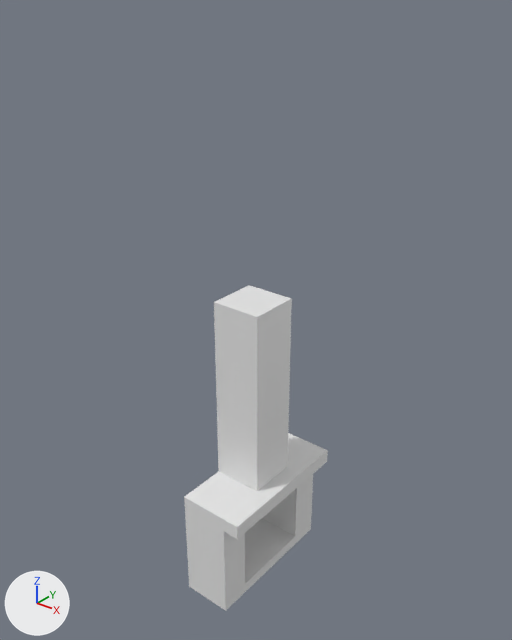
One commit to the OBJ model proj9/models/chimney.obj: the scene before it, then after it.
Both versions are drawn from a 50 mm camera at (5.61, -6.95, 8.69) aimed at (0.0, 0.07, 4.35). The axes (+X, +Y, +Z) are drawn at lower left. The lights are the same throughout. Where no turn or scale is listed for an object, it has been applied to the vertices.

The scene before the commit, as lines of its bpy script (objects in view):
```python
me_cube = bpy.data.meshes.new('Cube')
me_cube.from_pydata(...)  # 48 vertices, 92 faces; spans x -0.38..0.64, y -1.15..1.12, z 0.01..4.67
# before: 0 (0.38, 0.38, 4.67) at pixel (291, 298), 2 (0.38, -0.38, 4.67) at pixel (257, 317), 4 (-0.38, 0.38, 4.67) at pixel (248, 285), 5 (-0.38, -0.38, 4.67) at pixel (213, 302)
ob_cube = bpy.data.objects.new('Cube', me_cube)
ob_cube.location = (0.0, 0.0, 0.0)
```
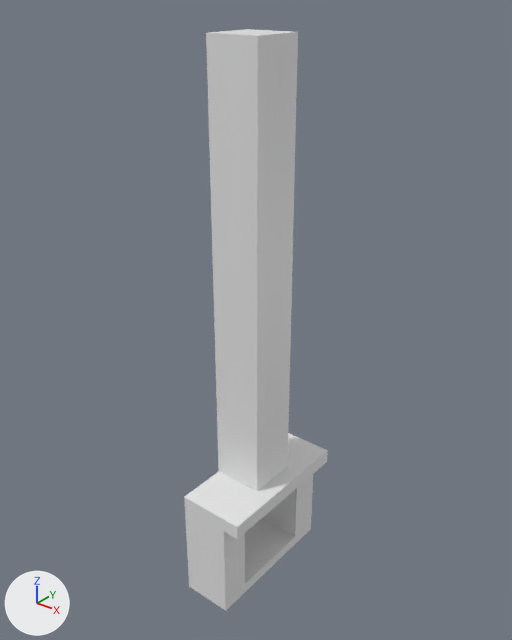
Location of each change, [x1, y1, x2, y2] in pixels of the pictures (512 x 640 px; the box of a moved part takes in the faces that stretch with it):
```json
{"object": "Cube", "change": "reshaped", "before": [184, 285, 328, 611], "after": [184, 29, 328, 611], "on screen": "78% taller"}
{"part": 1, "of": "me_cube", "change": "moved or reshaped", "before": [214, 285, 292, 319], "after": [206, 29, 298, 319]}
```

Edits to the scene script, one JSON object a line:
```json
{"block": "me_cube", "where": "me_cube.from_pydata(...)  # 48 vertices, 92 faces; spans x -0.38..0.64, y -1.15..1.12, z 0.01..4.67"}
{"block": "me_cube", "where": "# used by ob_cube; location = (0.0, 0.0, 0.0)"}
{"block": "me_cube", "change": "me_cube part 1"}
{"op": "add", "block": "me_cube", "code": "for i in [0, 2, 4, 5]: me_cube.vertices[i].co += Vector((0.0, 0.0, 3.43))"}
```
